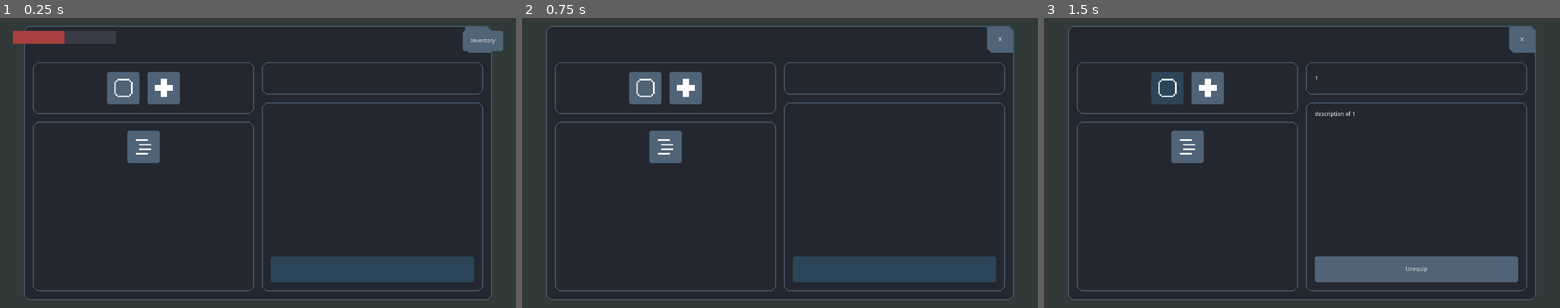
Above: before the commit, frames 1-3 (left to right).
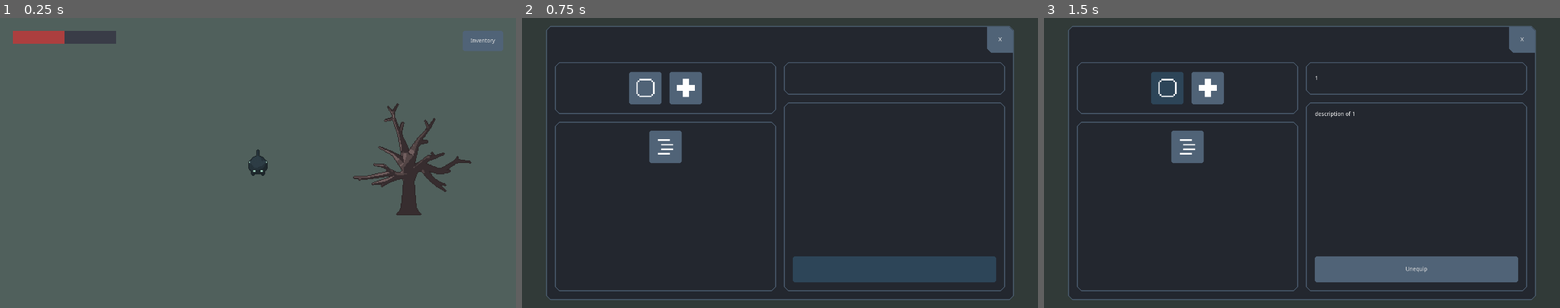
Above: after the commit, the same moments.

Repository: deerformera/neruka
Game: Godot game, scene res://worlds/world.tscn
The game is run twice, just before and just after one commit, with the same random seed, the same clock (stepped at 60 frames per second) and the same inputs.
Inputs (mouse positions are in pixels of both pictures, inside the frame that each line leads up to):
- Up to frame 1 (0.25 s): no input
- Up to frame 2 (0.75 s): click "X" (after the commit: "Inventory") at 0.5 s
- Up to frame 3 (1.5 s): click (1167, 87) at 1.25 s

The runs differ from the first frame. In frame 1, 95% of the frame differs, in the area x 0-100%, y 0-100%; in frame 2, nothing differs; in frame 3, nothing differs.

Commit message:
upgrade skeleton

Diff:
--- a/gui/tab.tscn
+++ b/gui/tab.tscn
@@ -2,7 +2,7 @@
 
 [ext_resource path="res://gui/default.tres" type="Theme" id=1]
 [ext_resource path="res://gui/tab.gd" type="Script" id=2]
-[ext_resource path="res://gui/tabs/inventory.tscn" type="PackedScene" id=3]
+[ext_resource path="res://gui/tabs/upgrade.tscn" type="PackedScene" id=3]
 
 [sub_resource type="StyleBoxFlat" id=1]
 bg_color = Color( 0.317647, 0.392157, 0.470588, 1 )
@@ -17,6 +17,7 @@
 corner_detail = 1
 
 [node name="Tab" type="CanvasLayer"]
+visible = false
 script = ExtResource( 2 )
 
 [node name="ColorRect" type="ColorRect" parent="."]
@@ -88,10 +89,4 @@
 custom_constants/margin_left = 20
 custom_constants/margin_bottom = 20
 
-[node name="Inventory" parent="M/P/VB/Main" instance=ExtResource( 3 )]
-anchor_right = 0.0
-anchor_bottom = 0.0
-margin_left = 20.0
-margin_top = 20.0
-margin_right = 1136.0
-margin_bottom = 588.0
+[node name="Upgrade" parent="M/P/VB/Main" instance=ExtResource( 3 )]
--- a/gui/tabs/inventory.gd
+++ b/gui/tabs/inventory.gd
@@ -66,3 +66,6 @@
 	else: current_abilities.append(selected)
 	setDescription(0)
 	refresh()
+
+func _exit_tree():
+	CatController.Abilities.current_abilities = current_abilities
--- /dev/null
+++ b/gui/tabs/upgrade.gd
@@ -0,0 +1,41 @@
+extends VBoxContainer
+
+onready var item = preload("res://gui/tabs/upgradeItem.tscn")
+
+var selected: String
+
+func _ready():
+	$UpgradeButton.connect("pressed", self, "onUpgrade")
+	refresh()
+
+func refresh():
+	for i in $Center/Items.get_children(): i.queue_free()
+
+	for i in CatController.Level.stats:
+		var item_ins = item.instance()
+		$Center/Items.add_child(createItem(i))
+
+func createItem(val) -> VBoxContainer:
+	var item_ins = item.instance()
+	item_ins.get_node("Label").text = val
+	item_ins.name = val
+	item_ins.get_node("Button").connect("toggled", self, "onItemSelected", [val])
+	return item_ins
+
+func onItemSelected(pressed: bool, val):
+	$UpgradeButton.disabled = false
+	if pressed:
+		selected = val
+		$Center/Desc.text = "this is " + val
+		for i in $Center/Items.get_children():
+			if i.name != val:
+				i.get_node("Button").pressed = false
+	else:
+		if selected == val:
+			$UpgradeButton.disabled = true
+			$Center/Desc.text = ""
+			selected = ""
+
+func onUpgrade():
+	if selected == "": return
+	CatController.Level.upgrade(selected)
--- /dev/null
+++ b/gui/tabs/upgrade.tscn
@@ -0,0 +1,41 @@
+[gd_scene load_steps=2 format=2]
+
+[ext_resource path="res://gui/tabs/upgrade.gd" type="Script" id=1]
+
+[node name="Upgrade" type="VBoxContainer"]
+margin_left = 20.0
+margin_top = 20.0
+margin_right = 1136.0
+margin_bottom = 588.0
+script = ExtResource( 1 )
+
+[node name="Center" type="VBoxContainer" parent="."]
+margin_top = 227.0
+margin_right = 1116.0
+margin_bottom = 273.0
+size_flags_vertical = 6
+custom_constants/separation = 32
+
+[node name="Items" type="HBoxContainer" parent="Center"]
+margin_right = 1116.0
+custom_constants/separation = 48
+alignment = 1
+
+[node name="Desc" type="Label" parent="Center"]
+margin_top = 32.0
+margin_right = 1116.0
+margin_bottom = 46.0
+align = 1
+valign = 1
+
+[node name="UpgradeButton" type="Button" parent="."]
+margin_left = 398.0
+margin_top = 504.0
+margin_right = 718.0
+margin_bottom = 568.0
+rect_min_size = Vector2( 320, 64 )
+focus_mode = 0
+size_flags_horizontal = 4
+size_flags_vertical = 8
+disabled = true
+text = "Upgrade"
--- /dev/null
+++ b/gui/tabs/upgradeItem.tscn
@@ -0,0 +1,24 @@
+[gd_scene format=2]
+
+[node name="UpgradeItem" type="VBoxContainer"]
+margin_left = 318.0
+margin_right = 446.0
+margin_bottom = 152.0
+size_flags_horizontal = 4
+size_flags_vertical = 0
+custom_constants/separation = 10
+
+[node name="Button" type="Button" parent="."]
+margin_right = 128.0
+margin_bottom = 128.0
+rect_min_size = Vector2( 128, 128 )
+focus_mode = 0
+size_flags_vertical = 0
+toggle_mode = true
+
+[node name="Label" type="Label" parent="."]
+margin_top = 138.0
+margin_right = 128.0
+margin_bottom = 152.0
+align = 1
+valign = 1
--- a/scripts/levelController.gd
+++ b/scripts/levelController.gd
@@ -11,11 +11,7 @@
 	for i in stats: stats += i
 	return total
 
-
-func upgradeLevels(val: Dictionary) -> void:
-	for i in val.keys():
-		if not stats.has(i): continue
-		stats[i] += val[i]
-
-func getLevelsRequirement(val: Dictionary) -> int:
-	return 0
+func upgrade(val):
+	if !stats.has(val): return
+	print(val + " Upgraded!")
+	stats[val] += 1
